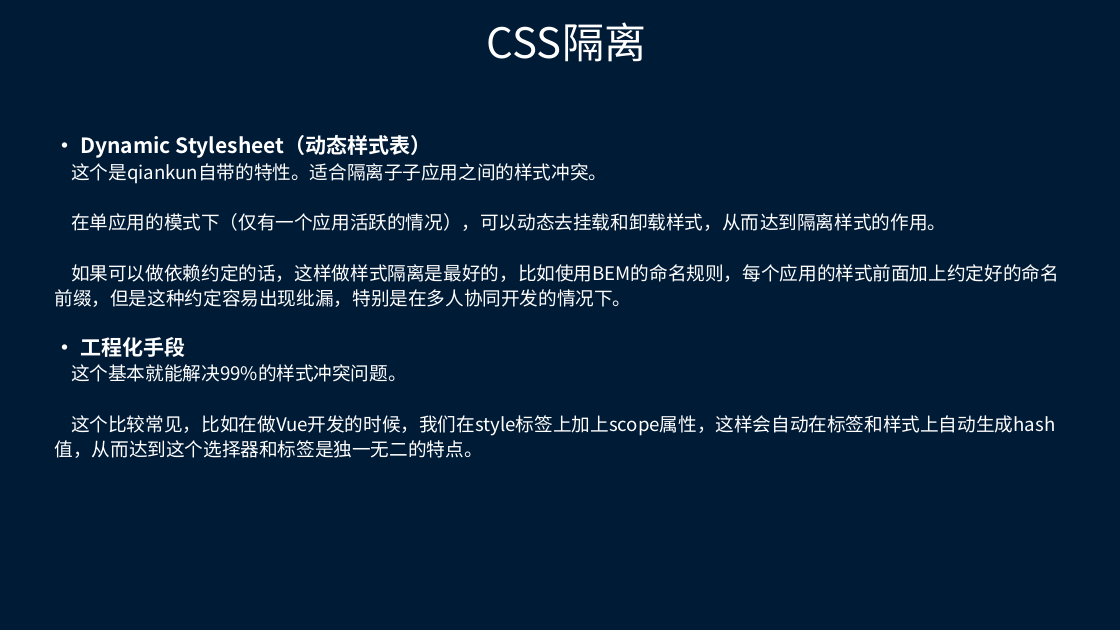
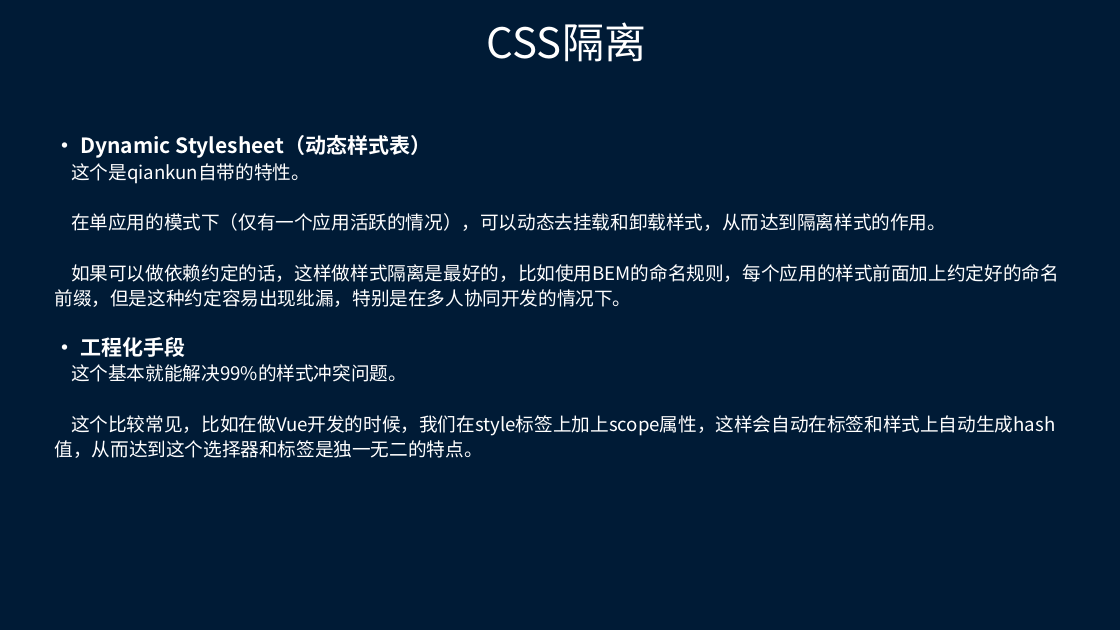
Before and after one commit to cookiepool/summary, a slide deck: slide 21 of 微前端.pptx. Drawn at 1120x630 pixels with LibreOffice and Linux fonts; fonts in the diff are those of the drawing. Boxes give left, top, right and bottom in pixels: in the first picture for what was removed or moved away, otherwise in the second. Text is boxed around its words. In the diff, an @@ line names an element or a change of style, - is before the commit and + after.

```diff
--- a/微前端.pptx
+++ b/微前端.pptx
@@ text at (71,163,310,184): text changed @@
-这个是qiankun自带的特性。适合隔离子子应用之间的样式冲突。
+这个是qiankun自带的特性。
```
Also in this commit, not shown: 3 other slides changed, 1 other file.
